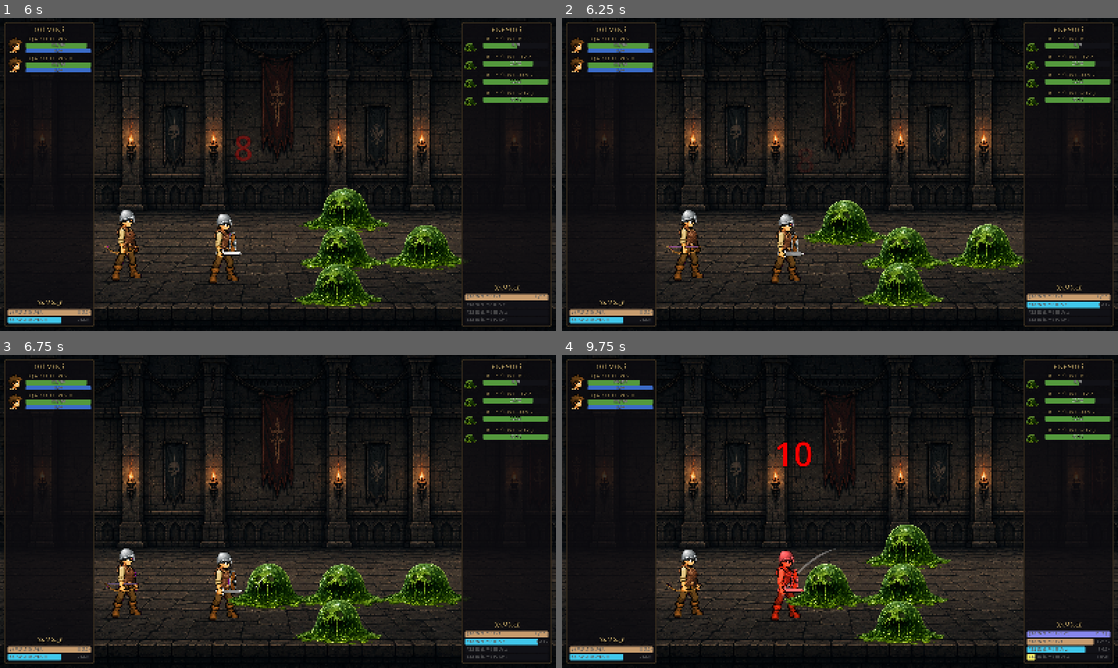
Above: before the commit, frames 1-4 (two rows, left to right).
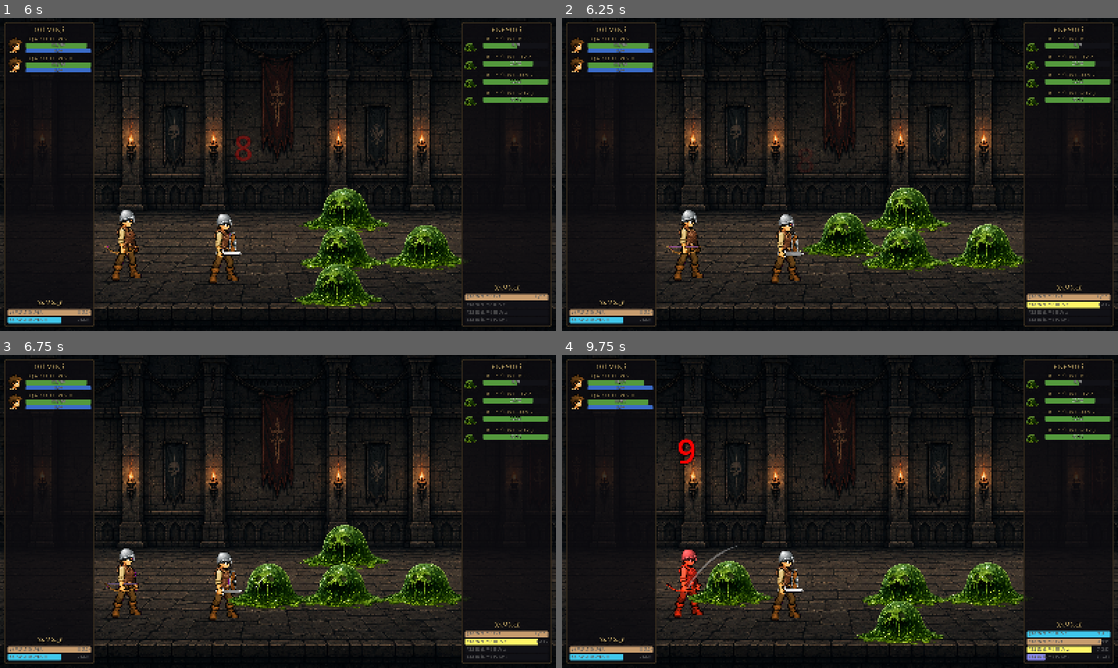
Above: after the commit, the same moments.

Repository: nexzitar/delvers
Game: Godot game, scene res://scenes/menus/menu.tscn
The game is run twice, just before and just after one commit, with the same random seed, the same clock (stepped at 60 frames per second) and the same inputs. Sound files missing from this copy of the repository are replaced by a short silence.
Inputs (mouse positions are in pixels of both pictures, inside the frame that each line leads up to):
- Up to frame 1 (6 s): click "Enter" at 0.5 s; tap Enter at 1.25 s; move the mouse to (400, 158) at 1.27 s; click (400, 158) at 1.42 s; click "Embark" at 2 s; drag from (166, 190) to (250, 237) at 2.77 s; move the mouse to (333, 105) at 3.52 s; click (333, 105) at 3.67 s; drag from (250, 237) to (111, 127) at 4.27 s; move the mouse to (444, 221) at 5.02 s; click (444, 221) at 5.17 s; drag from (111, 127) to (194, 96) at 5.77 s
- Up to frame 2 (6.25 s): no input
- Up to frame 3 (6.75 s): move the mouse to (305, 511) at 6.52 s; click (305, 511) at 6.67 s
- Up to frame 4 (9.75 s): drag from (756, 433) to (728, 527) at 7.27 s; move the mouse to (962, 495) at 8.02 s; click (962, 495) at 8.17 s; drag from (728, 527) to (812, 574) at 8.77 s; move the mouse to (895, 442) at 9.52 s; click (895, 442) at 9.67 s

Frame 1 is identical in both runs. In frame 2, 3.8% of the frame differs, in the area x 42-97%, y 54-95%; in frame 3, 2.3%; in frame 4, 6.7%, in the area x 9-99%, y 8-98%.

Commit message:
Drive enemy targeting from threat tables.
Every landed hit pulls the whole enemy pack into combat and adds
threat on the struck enemy (amount x skill threat modifier). Enemies
with threat chase their highest-threat hero, falling through to
whoever is in range while rooted; heroes and pre-aggro enemies take
the nearest opponent. Target changes emit TARGET events for the
theater's target arrows.

Co-Authored-By: Claude Fable 5 <noreply@anthropic.com>

Diff:
--- /dev/null
+++ b/capture/test_threat_targeting.gd
@@ -0,0 +1,49 @@
+extends Node
+
+const StatusEffect = preload("res://scripts/combat/status_effect.gd")
+
+## Damage pulls the pack into combat and accrues threat; enemies chase
+## top threat when free but fall through to in-range heroes when rooted.
+
+func _ready():
+	var delver = load("res://resources/heroes/default_delver.tres")
+	var slime_t = load("res://resources/enemies/green_slime.tres")
+
+	var combat = CombatState.new()
+	combat.setup_combat([delver, delver], [slime_t])
+	var h1 = combat.heroes[0]
+	var h2 = combat.heroes[1]
+	var enemy = combat.enemies[0]
+
+	h1.perform_auto_attack(combat, enemy)
+	assert(enemy.threat_table.get(h1.entity_id, 0.0) > 0.0, "damage adds threat")
+	assert(
+		combat.enemies.all(func(e): return e.in_combat),
+		"first blood aggros the pack"
+	)
+
+	# Rooted with the top threat out of reach: switch to the near hero.
+	enemy.threat_table = {h1.entity_id: 100.0, h2.entity_id: 1.0}
+	h1.position = enemy.position + Vector2(500, 0)
+	h2.position = enemy.position + Vector2(40, 0)
+	var root = StatusEffect.new()
+	root.kind = StatusEffect.Kind.ROOT
+	root.remaining = 5.0
+	enemy.statuses = [root]
+	enemy.target_id = -1
+	combat.validate_target(enemy)
+	assert(enemy.target_id == h2.entity_id, "rooted enemy picks reachable hero")
+
+	# Freed, it goes back to chasing the top threat.
+	enemy.statuses = []
+	enemy.target_id = -1
+	combat.validate_target(enemy)
+	assert(enemy.target_id == h1.entity_id, "top threat wins when free to chase")
+
+	var target_events = combat.combat_log.events.filter(
+		func(e): return e.type == CombatEvent.EventType.TARGET
+	)
+	assert(target_events.size() >= 2, "TARGET events logged")
+
+	print("PASS threat targeting")
+	get_tree().quit()
--- /dev/null
+++ b/capture/test_threat_targeting.tscn
@@ -0,0 +1,6 @@
+[gd_scene load_steps=2 format=3]
+
+[ext_resource type="Script" path="res://capture/test_threat_targeting.gd" id="1"]
+
+[node name="TestThreatTargeting" type="Node"]
+script = ExtResource("1")
--- a/scripts/combat/combat_entity.gd
+++ b/scripts/combat/combat_entity.gd
@@ -134,6 +134,7 @@
 		return
 
 	var died = target.take_damage(damage)
+	combat_state.register_damage(self, target, skill, damage)
 
 	var event = CombatEvent.new()
 	event.time = combat_state.combat_time
--- a/scripts/combat/combat_state.gd
+++ b/scripts/combat/combat_state.gd
@@ -42,13 +42,55 @@
 func opponents_of(entity) -> Array[CombatEntity]:
 	return enemies if entity.team == CombatEntity.Team.HERO else heroes
 
-## Keeps the current target while it lives; otherwise picks the nearest
-## living opponent. (Threat-based enemy targeting lands in Task 10.)
+## Enemies with a threat table chase the highest-threat hero they can
+## attack (a rooted enemy falls through to whoever is in range now).
+## Heroes — and enemies before first blood — take the nearest opponent.
 func validate_target(entity):
+	if entity.team == CombatEntity.Team.ENEMY and not entity.threat_table.is_empty():
+		var hero_positions = {}
+		for hero in heroes:
+			if hero.alive:
+				hero_positions[hero.entity_id] = hero.position
+		if hero_positions.is_empty():
+			return
+		var skill = entity.skills[0] if not entity.skills.is_empty() else null
+		var pick = Threat.pick_target(
+			entity, hero_positions, effective_range(entity, skill),
+			func(hero_id, _pos):
+				var hero = entity_by_id(hero_id)
+				if hero == null or not hero.alive:
+					return false
+				if entity.is_rooted():
+					return can_use_skill_on(entity, skill, hero)
+				# Free to chase: any living hero is fair game (MVP:
+				# open arena, everything is pathable).
+				return true
+		)
+		_set_target(entity, pick)
+		return
+
 	var current = entity_by_id(entity.target_id)
 	if current and current.alive:
 		return
-	entity.target_id = _nearest_opponent_id(entity)
+	_set_target(entity, _nearest_opponent_id(entity))
+
+func _set_target(entity, new_target_id: int):
+	if entity.target_id == new_target_id:
+		return
+	entity.target_id = new_target_id
+	if new_target_id != -1:
+		combat_log.add_event(
+			CombatEvent.create_target(entity.entity_id, new_target_id, combat_time)
+		)
+
+## Called on every landed hit: pulls the pack into combat and accrues
+## threat on the struck enemy, scaled by the skill's threat modifier.
+func register_damage(source, target, skill, amount):
+	for enemy in enemies:
+		enemy.in_combat = true
+	if target.team == CombatEntity.Team.ENEMY:
+		var multiplier = skill.threat_modifier if skill else 1.0
+		Threat.add_damage(target.threat_table, source.entity_id, amount * multiplier)
 
 func _nearest_opponent_id(entity) -> int:
 	var best_id := -1
